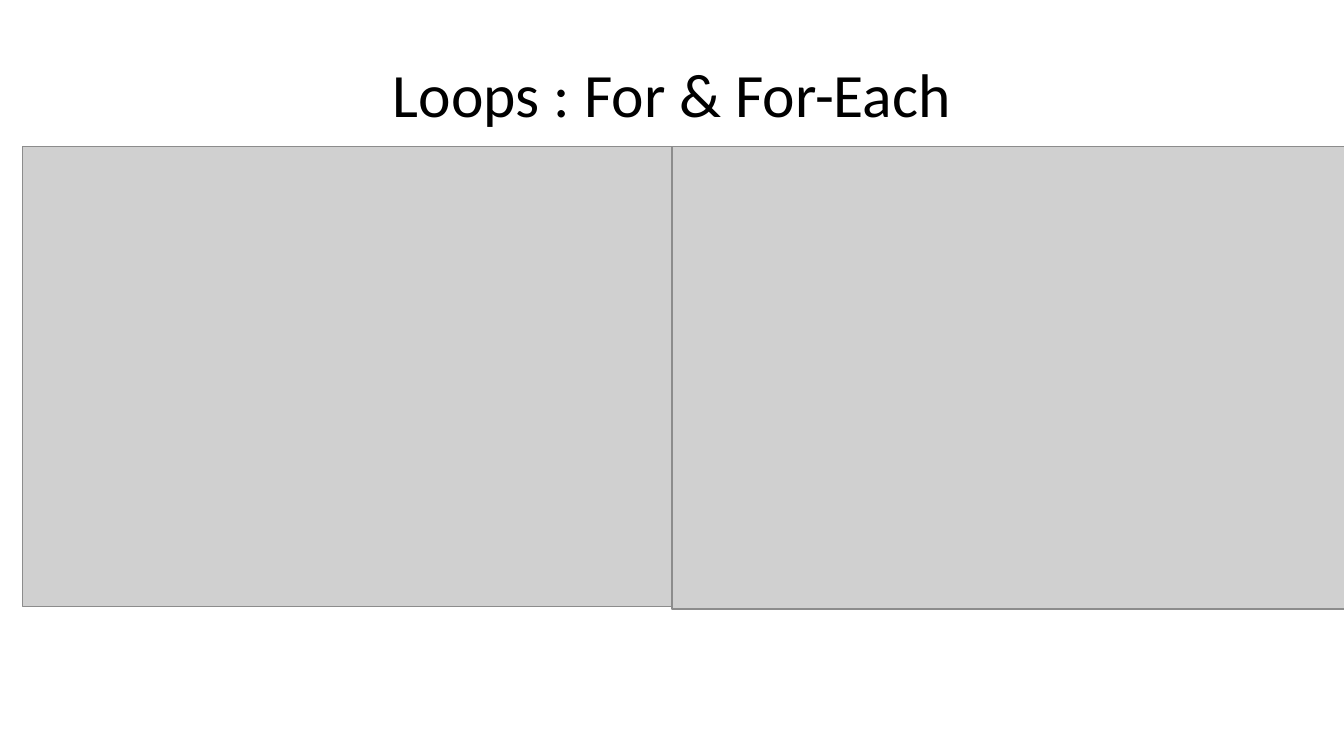
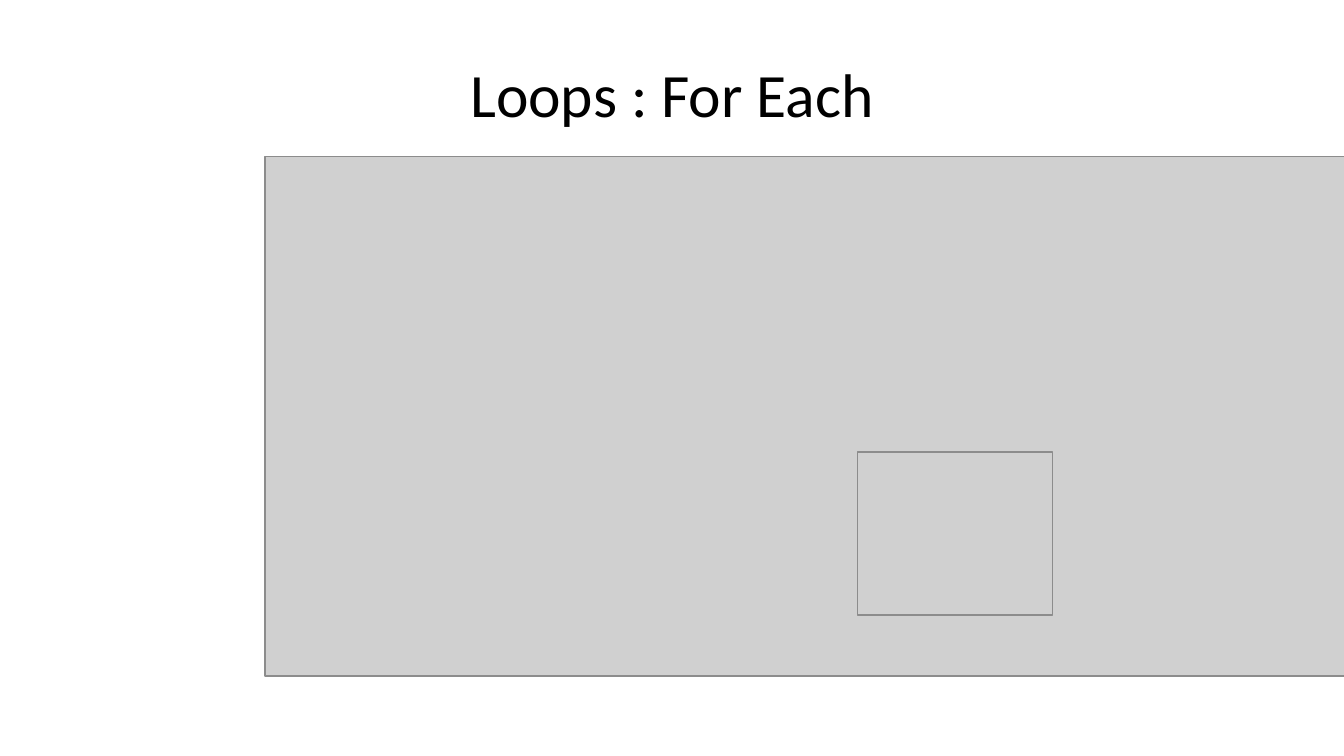
Before and after one commit to kos00pas/ECE318_Documentations, a slide deck: slide 7 of Tutorial_1/Tutorial_1.pptx (slide 2 before the commit). Drawn at 1344x756 pixels with LibreOffice and Linux fonts; fonts in the diff are those of the drawing; grey boxes stand for pictures. Boxes give left, top, right and bottom in pixels: in the first picture for what was removed or moved away, otherwise in the second. Text is boxed around its words. In the diff, an @@ line names an element or a change of style, - is before the commit and + after.

```diff
--- a/Tutorial_1/Tutorial_1.pptx
+++ b/Tutorial_1/Tutorial_1.pptx
@@ title at (470,74,874,127): text changed @@
-Loops : For & For-Each
+Loops : For Each
@@ picture removed at (23,146,1344,606) @@
@@ picture: place and size @@
-picture at (672,146,1344,609)
+picture at (265,156,1344,676)
@@ picture added at (857,452,1052,614) @@
```
Also in this commit, not shown: 5 other slides changed, 2 slides added, 1 slide removed, 27 other files.
